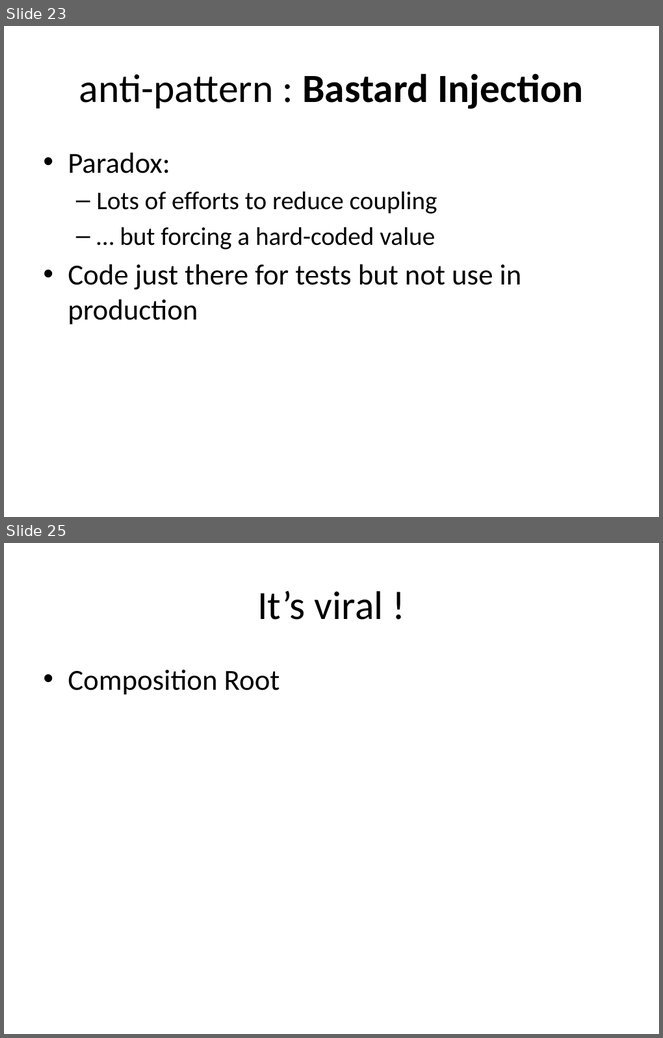
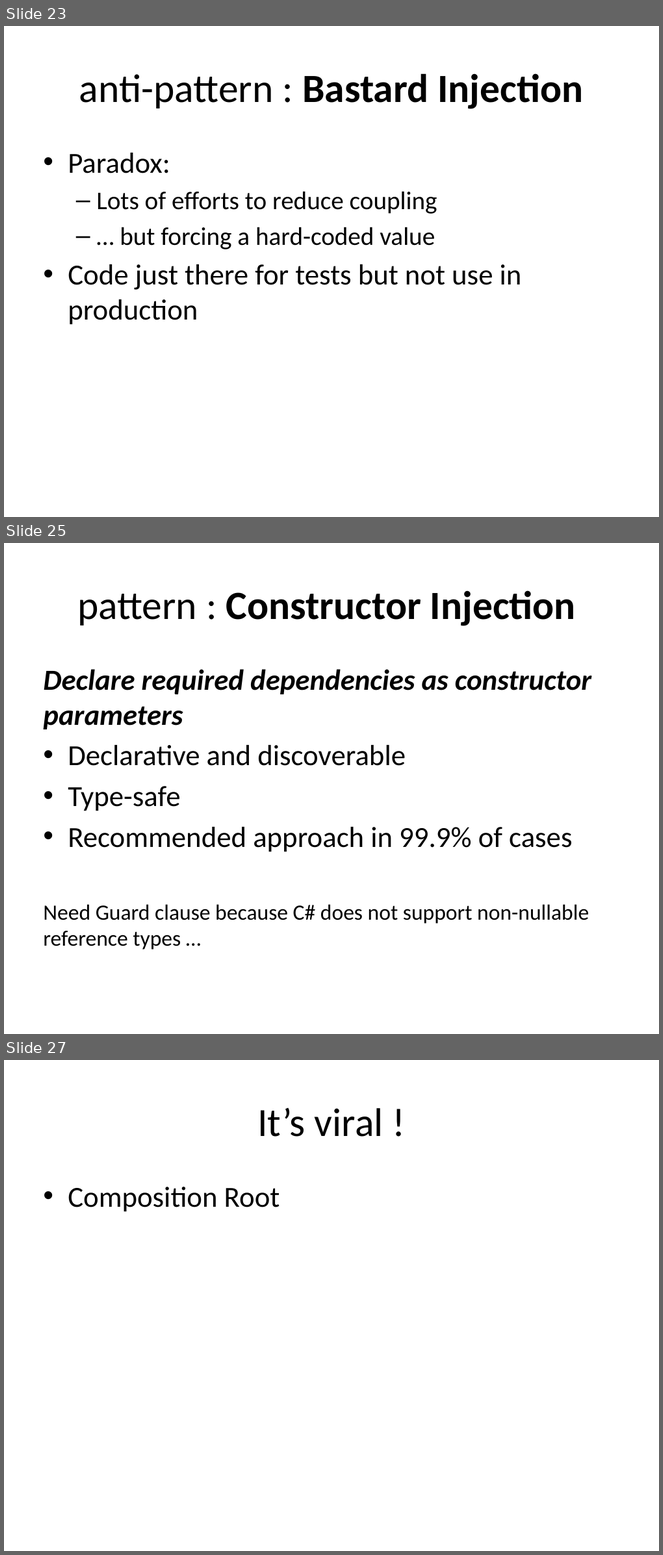
Before and after one commit to tsimbalar/DependencyInjectionTheRightWay, a slide deck: Dependency Injection - the right way.pptx. Shown one above the other, each under a label of ours: slides 23 and 25 before the commit, slides 23, 25 and 27 after it; the slides between them are not shown. The pictures are 663x1038 and 663x1555 pixels, drawn with LibreOffice and Linux fonts; fonts in the diff are those of the drawing. Boxes give left, top, right and bottom in pixels: in the first picture for what was removed or moved away, otherwise in the second. Text is boxed around its words. In the diff, an @@ line names an element or a change of style, - is before the commit and + after.

Commit message:
updated slides with Constructor Injection

```diff
--- a/Dependency Injection - the right way.pptx
+++ b/Dependency Injection - the right way.pptx
@@ slide 25 added at <box>4,543,659,1034</box>, background #FFFFFF @@
@@ title added at <box>77,590,576,626</box>, 44 pt, text #000000, bold @@
+pattern : Constructor Injection
@@ text added at <box>43,669,592,950</box>, 32 pt, text #000000 @@
+Declare required dependencies as constructor parameters
+• Declarative and discoverable
+• Type-safe
+• Recommended approach in 99.9% of cases
+Need Guard clause because C# does not support non-nullable reference types …
@@ what was slide 25 is now slide 27 @@
```
Also in this commit, not shown: 1 slide changed, 1 other slide added.
